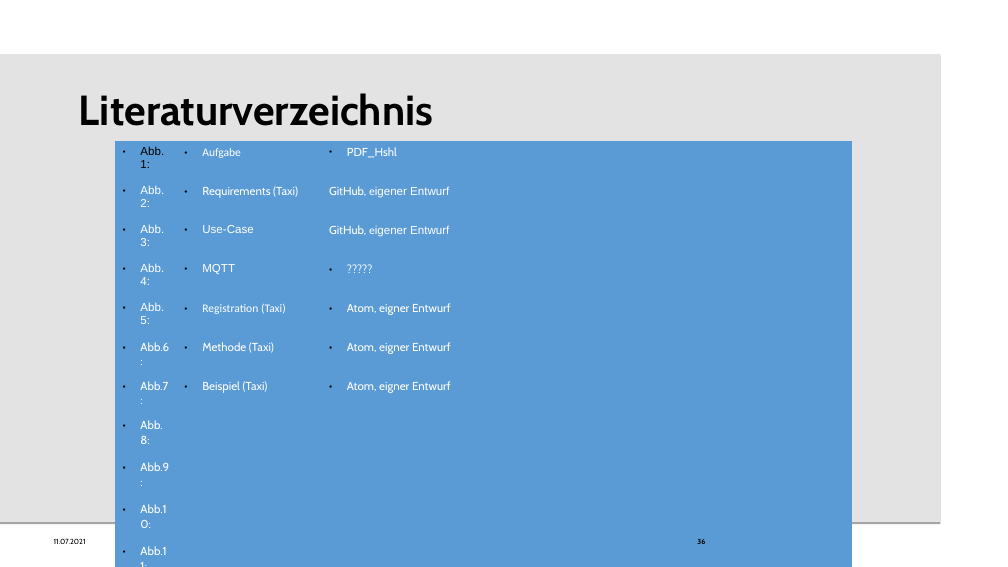
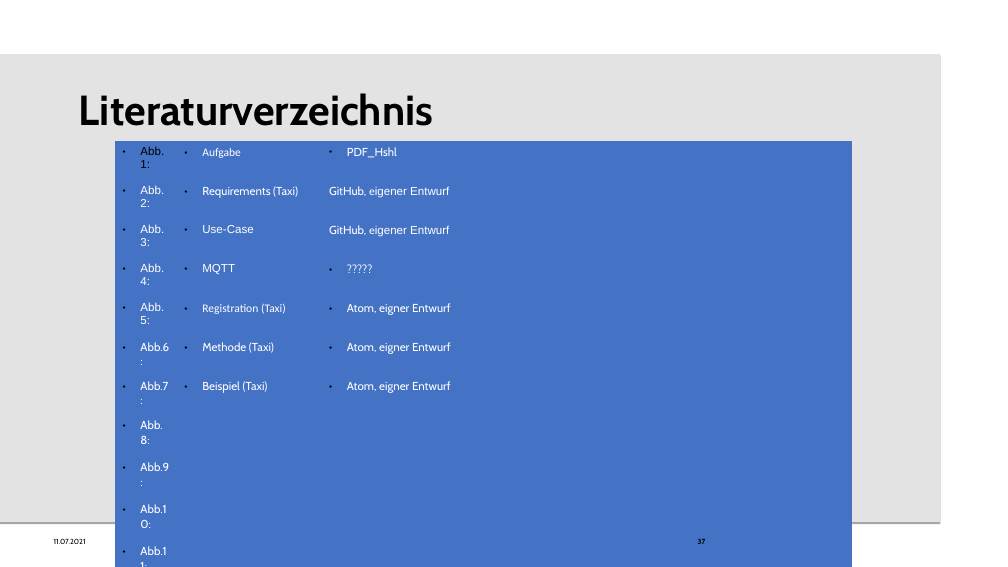
Before and after one commit to elehshl/mqtt_exercise_2021, a slide deck: slide 37 of presentation/MQTT_Exercise.odp (slide 36 before the commit). Drawn at 1008x567 pixels with LibreOffice and Linux fonts; fonts in the diff are those of the drawing; background and template pictures are left out. Boxes give left, top, right and bottom in pixels: in the first picture for what was removed or moved away, otherwise in the second. Text is boxed around its words. In the diff, an @@ line names an element or a change of style, - is before the commit and + after.

```diff
--- a/presentation/MQTT_Exercise.odp
+++ b/presentation/MQTT_Exercise.odp
@@ table at <box>115,141,852,559</box> @@
@@ fill #5B9BD5 to #4472C4 in 39 cells @@
@@ page number at <box>698,539,706,544</box>: text changed @@
-36
+37
```
Also in this commit, not shown: 2 other slides changed, 1 slide added.
